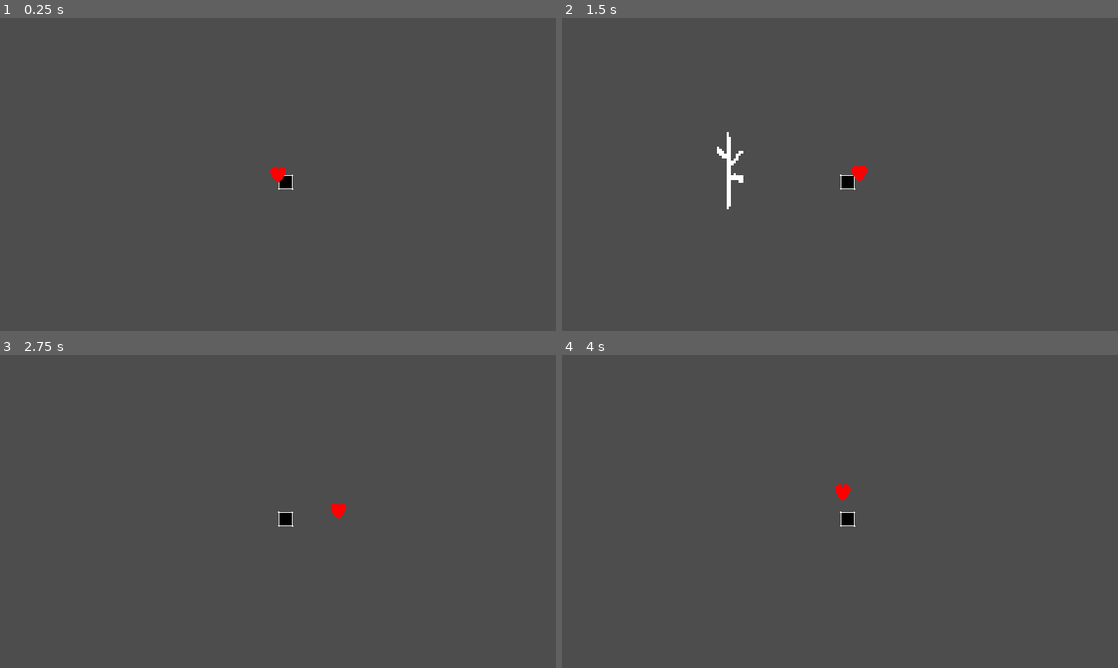
Above: before the commit, frames 1-4 (two rows, left to right).
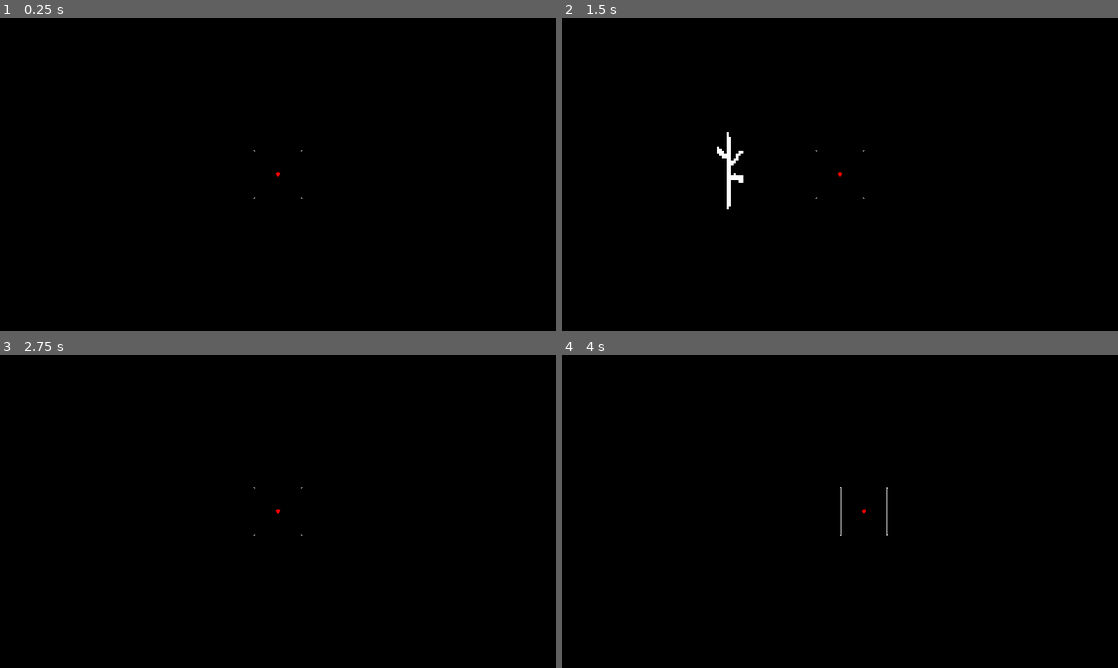
Above: after the commit, the same moments.

Repository: meliyn/be-fighted
Game: Godot game, scene res://src/game.tscn
Same seed, same stepped clock (60 frames per second), same inputs: the game is played once before the commit and once after it.
Inputs (mouse positions are in pixels of both pictures, inside the frame that each line leads up to):
- Up to frame 1 (0.25 s): no input
- Up to frame 2 (1.5 s): tap Enter at 0.5 s; move the mouse to (962, 158) at 0.52 s; hold D (control_dodge, bound only after the commit) 0.53-1.28 s; tap Space at 1.25 s; move the mouse to (728, 190) at 1.27 s; click (728, 190) at 1.35 s
- Up to frame 3 (2.75 s): tap D (control_dodge, bound only after the commit) at 1.55 s; move the mouse to (333, 442) at 2.02 s; hold D (control_dodge, bound only after the commit) from 2.03 s (still down)
- Up to frame 4 (4 s): tap Enter at 2.75 s; move the mouse to (812, 574) at 2.77 s; release D (control_dodge, bound only after the commit) at 2.78 s; tap D (control_dodge, bound only after the commit) at 2.85, 3.8 s; tap Space at 3.5 s; move the mouse to (1006, 558) at 3.52 s; press the mouse at (1006, 558) at 3.53 s

The runs differ from the first frame. In frame 1, 100% of the frame differs, in the area x 0-100%, y 0-100%; in frame 2, 100%; in frame 3, 100%; in frame 4, 100%.

Commit message:
Stole Music

Diff:
--- a/project.godot
+++ b/project.godot
@@ -21,6 +21,7 @@
 
 [display]
 
+window/size/mode=3
 window/stretch/mode="canvas_items"
 window/stretch/aspect="keep_height"
 
@@ -31,8 +32,14 @@
 "events": [Object(InputEventMouseButton,"resource_local_to_scene":false,"resource_name":"","device":-1,"window_id":0,"a …(258 unchanged characters)…
 ]
 }
+control_dodge={
+"deadzone": 0.5,
+"events": [Object(InputEventKey,"resource_local_to_scene":false,"resource_name":"","device":-1,"window_id":0,"alt_pressed":false,"shift_pressed":false,"ctrl_pressed":false,"meta_pressed":false,"pressed":false,"keycode":0,"physical_keycode":68,"key_label":0,"unicode":100,"echo":false,"script":null)
+]
+}
 
 [rendering]
 
 renderer/rendering_method="gl_compatibility"
 renderer/rendering_method.mobile="gl_compatibility"
+environment/defaults/default_clear_color=Color(0, 0, 0, 1)
--- a/src/box/box.gd
+++ b/src/box/box.gd
@@ -1,3 +1,4 @@
+class_name Box
 extends Control
 
 signal text
--- a/src/box/box.tscn
+++ b/src/box/box.tscn
@@ -1,7 +1,15 @@
-[gd_scene load_steps=3 format=3 uid="uid://koxagpwtthnh"]
+[gd_scene load_steps=5 format=3 uid="uid://koxagpwtthnh"]
 
 [ext_resource type="Texture2D" uid="uid://difjc12qbgbvl" path="res://assets/box.png" id="1_30qfj"]
 [ext_resource type="Script" path="res://src/box/box.gd" id="1_u1asg"]
+
+[sub_resource type="SegmentShape2D" id="SegmentShape2D_nmw8l"]
+a = Vector2(3, 3)
+b = Vector2(3, 97)
+
+[sub_resource type="SegmentShape2D" id="SegmentShape2D_4d5b7"]
+a = Vector2(3, 3)
+b = Vector2(96, 3)
 
 [node name="Box" type="Control"]
 layout_mode = 3
@@ -15,10 +23,26 @@
 [node name="Texture" type="NinePatchRect" parent="."]
 texture_filter = 1
 layout_mode = 0
-offset_right = 32.0
-offset_bottom = 32.0
+offset_right = 100.0
+offset_bottom = 100.0
 texture = ExtResource("1_30qfj")
 patch_margin_left = 3
 patch_margin_top = 3
 patch_margin_right = 3
 patch_margin_bottom = 3
+
+[node name="StaticBody2D" type="StaticBody2D" parent="."]
+
+[node name="CollisionShape2D" type="CollisionShape2D" parent="StaticBody2D"]
+shape = SubResource("SegmentShape2D_nmw8l")
+
+[node name="CollisionShape2D2" type="CollisionShape2D" parent="StaticBody2D"]
+shape = SubResource("SegmentShape2D_4d5b7")
+
+[node name="CollisionShape2D3" type="CollisionShape2D" parent="StaticBody2D"]
+position = Vector2(0, 94)
+shape = SubResource("SegmentShape2D_4d5b7")
+
+[node name="CollisionShape2D4" type="CollisionShape2D" parent="StaticBody2D"]
+position = Vector2(94, 0)
+shape = SubResource("SegmentShape2D_nmw8l")
--- a/src/game.gd
+++ b/src/game.gd
@@ -2,6 +2,28 @@
 
 const stick_scene = preload("res://src/attacks/stick/stick.tscn")
 var current_weapon: Global.Weapon = Global.Weapon.stick
+@onready var box: Box = $Box
+@onready var camera: Camera2D = $Camera
+
+var is_dodging = 0
+var camera_elasped = 0
+var camera_original_position: Vector2
+
+
+func _ready():
+	camera_original_position = camera.position
+
+
+func _process(delta):
+	if is_dodging:
+		camera_elasped += delta
+		if camera_elasped < 0.125:
+			camera.position.x -= delta * 1000
+		elif camera_elasped < 0.25:
+			camera.position.x += delta * 1000
+		else:
+			camera.position = camera_original_position
+			is_dodging = false
 
 
 func _input(event):
@@ -9,6 +31,10 @@
 		match current_weapon:
 			Global.Weapon.stick:
 				_stick_attack()
+	if event.is_action_pressed("control_dodge"):
+		if not is_dodging:
+			camera_elasped = 0
+			is_dodging = true
 
 
 func _stick_attack():
--- a/src/game.tscn
+++ b/src/game.tscn
@@ -1,8 +1,9 @@
-[gd_scene load_steps=4 format=3 uid="uid://ci3cn3nvoelju"]
+[gd_scene load_steps=5 format=3 uid="uid://ci3cn3nvoelju"]
 
 [ext_resource type="PackedScene" uid="uid://koxagpwtthnh" path="res://src/box/box.tscn" id="1_qgqvl"]
 [ext_resource type="Script" path="res://src/game.gd" id="1_rykdu"]
 [ext_resource type="PackedScene" uid="uid://b1akc0nvhdo08" path="res://src/soul/soul.tscn" id="3_c15fn"]
+[ext_resource type="AudioStream" uid="uid://doyg75bpjqme0" path="res://assets/undertale-au-glitchtale-remix-true-love-frisks-genocide-theme-by-kirian.mp3" id="4_7eijg"]
 
 [node name="Game" type="Node2D"]
 script = ExtResource("1_rykdu")
@@ -11,9 +12,17 @@
 anchors_preset = 0
 anchor_right = 0.0
 anchor_bottom = 0.0
+offset_left = -50.0
+offset_top = -50.0
+offset_right = -50.0
+offset_bottom = -50.0
 grow_horizontal = 1
 grow_vertical = 1
 
-[node name="Camera2D" type="Camera2D" parent="."]
+[node name="Camera" type="Camera2D" parent="."]
 
 [node name="Soul" parent="." instance=ExtResource("3_c15fn")]
+
+[node name="AudioStreamPlayer" type="AudioStreamPlayer" parent="."]
+stream = ExtResource("4_7eijg")
+autoplay = true
--- a/src/soul/soul.gd
+++ b/src/soul/soul.gd
@@ -4,6 +4,7 @@
 const SPEED = 300.0
 var vector: Vector2
 @onready var tree = get_tree()
+var direction: Vector2
 
 
 func _enter_tree():
@@ -16,8 +17,13 @@
 
 func _physics_process(_delta):
 	var closest: Node2D = _get_closest_attack()
-	if closest != null:
-		var direction = (position - closest.position).normalized()
+	if closest != null and position.distance_to(closest.position) < 150:
+		var _direction = (position - closest.position).normalized()
+		print(_direction.distance_to(direction))
+		if _direction.distance_to(direction) < 0.01:
+			direction = _direction * -1
+		else:
+			direction = _direction
 		velocity = direction * SPEED
 	else:
 		velocity = Vector2.ZERO
--- a/src/soul/soul.tscn
+++ b/src/soul/soul.tscn
@@ -4,13 +4,14 @@
 [ext_resource type="Script" path="res://src/soul/soul.gd" id="2_yhwxo"]
 
 [sub_resource type="CircleShape2D" id="CircleShape2D_gyiun"]
-radius = 20.0
+radius = 5.0
 
 [node name="Soul" type="CharacterBody2D"]
 script = ExtResource("2_yhwxo")
 
 [node name="Heart" type="Sprite2D" parent="."]
 texture_filter = 1
+scale = Vector2(0.25, 0.25)
 texture = ExtResource("1_4shw4")
 
 [node name="CollisionShape2D" type="CollisionShape2D" parent="."]
Not shown, added: assets/undertale-au-glitchtale-remix-true-love-frisks-genocide-theme-by-kirian.mp3.import
Not shown, added: assets/undertale-au-glitchtale-remix-true-love-frisks-genocide-theme-by-kirian.mp3
